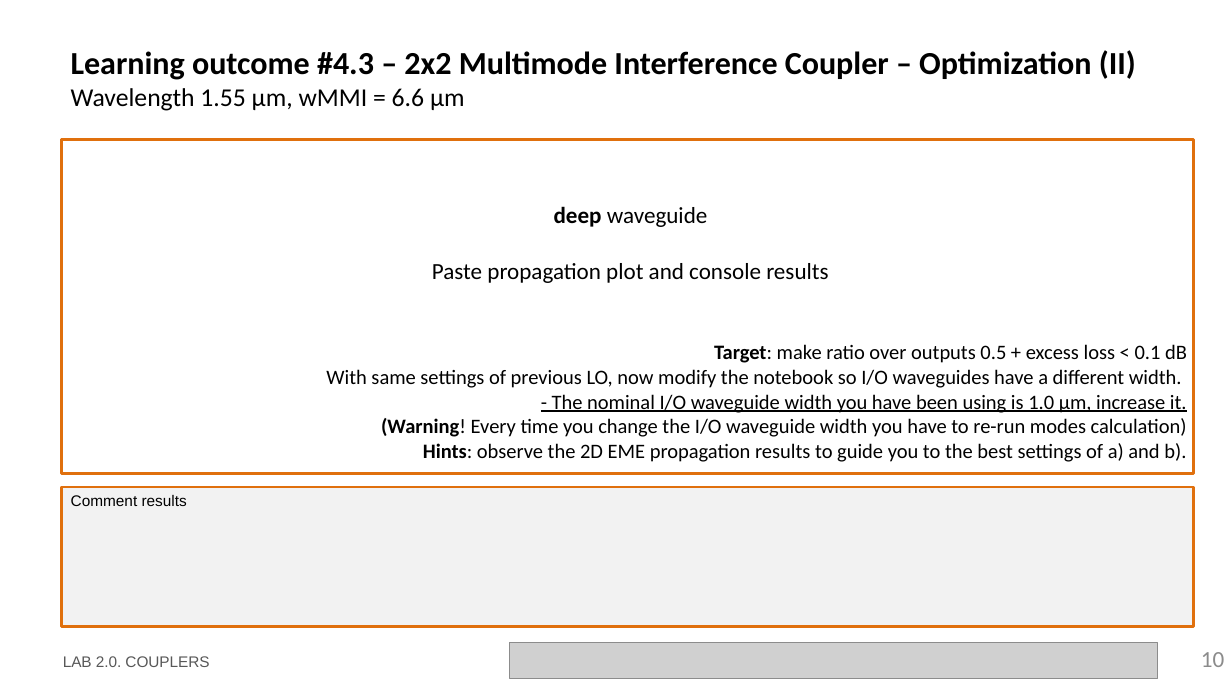
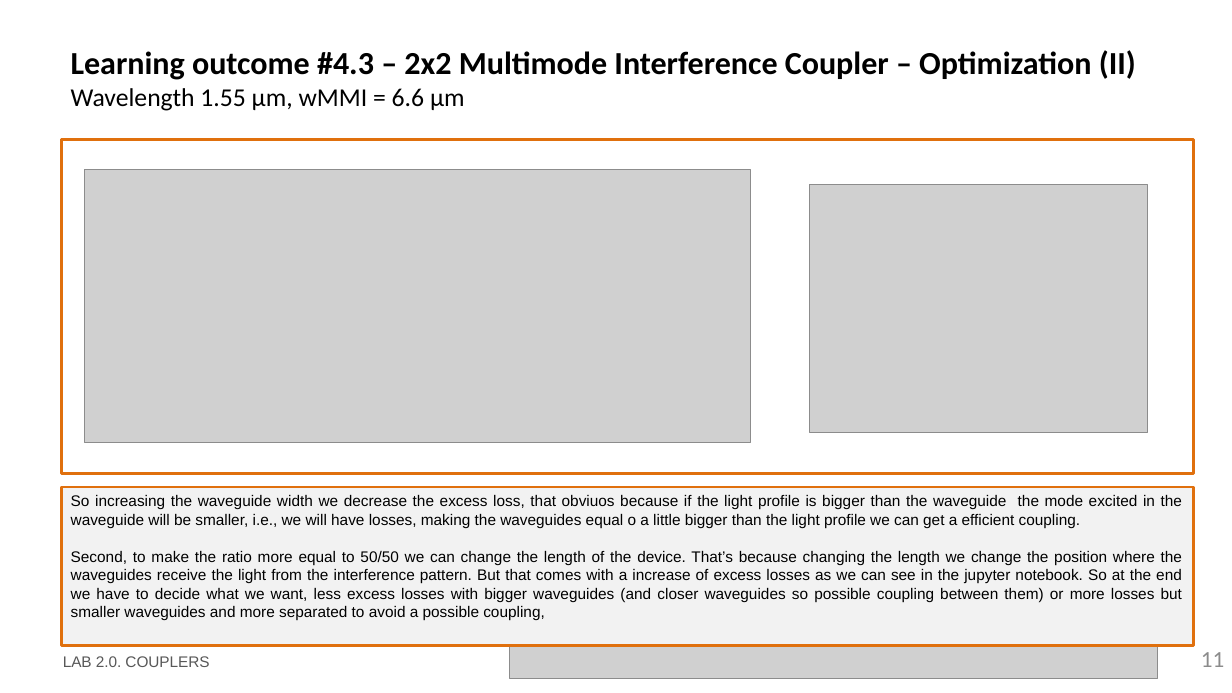
Before and after one commit to DBAEASE/pic-upv-lab2, a slide deck: slide 11 of LabBook_20.pptx (slide 10 before the commit). Drawn at 1232x693 pixels with LibreOffice and Linux fonts; fonts in the diff are those of the drawing; grey boxes stand for pictures; background and template pictures are left out. Boxes give left, top, right and bottom in pixels: in the first picture for what was removed or moved away, otherwise in the second. Text is boxed around its words. In the diff, an @@ line names an element or a change of style, - is before the commit and + after.

```diff
--- a/LabBook_20.pptx
+++ b/LabBook_20.pptx
@@ picture added at (85, 170, 750, 444) @@
@@ text removed at (326, 206, 1187, 462) @@
-deep waveguide
-Paste propagation plot and console results
-Target: make ratio over outputs 0.5 + excess loss < 0.1 dB
-With same settings of previous LO, now modify the notebook so I/O waveguides have a different width.
-- The nominal I/O waveguide width you have been using is 1.0 µm, increase it.
-(Warning! Every time you change the I/O waveguide width you have to re-run modes calculation)
-Hints: observe the 2D EME propagation results to guide you to the best settings of a) and b).
@@ picture added at (810, 185, 1148, 433) @@
@@ rectangle "So increasing the waveguide width ...": place and size @@
-rectangle "So increasing the waveguide width ..." at (62, 487, 1194, 627)
+rectangle "So increasing the waveguide width ..." at (62, 487, 1194, 646)
@@ text in rectangle at (71, 495, 1182, 621): text changed @@
-Comment results
+So increasing the waveguide width we decrease the excess loss, that obviuos because if the light profile is bigger than the waveguide the mode excited in the waveguide will be smaller, i.e., we will have losses, making the waveguides equal o a little bigger than the light profile we can get a efficient coupling.
+Second, to make the ratio more equal to 50/50 we can change the length of the device. That’s because changing the length we change the position where the waveguides receive the light from the interference pattern. But that comes with a increase of excess losses as we can see in the jupyter notebook. So at the end we have to decide what we want, less excess losses with bigger waveguides (and closer waveguides so possible coupling between them) or more losses but smaller waveguides and more separated to avoid a possible coupling,
@@ page number at (1201, 652, 1224, 667): text changed @@
-10
+11
```
Also in this commit, not shown: 6 other slides changed, 2 slides added, 2 other files.
